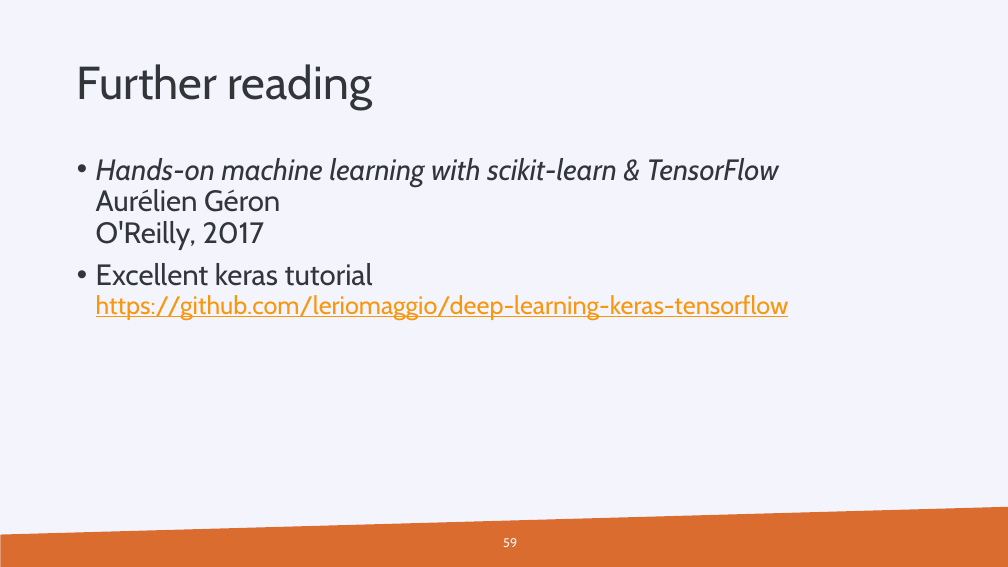
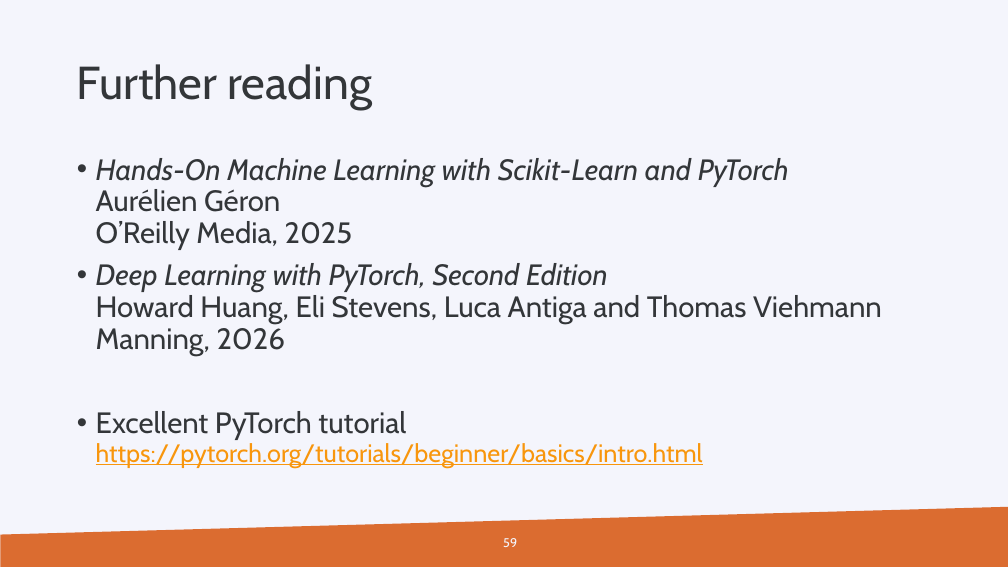
Before and after one commit to gjbex/Machine-learning-with-Python, a slide deck: slide 59 of machine_learning_with_python.pptx. Drawn at 1008x567 pixels with LibreOffice and Linux fonts; fonts in the diff are those of the drawing; background and template pictures are left out. Boxes give left, top, right and bottom in pixels: in the first picture for what was removed or moved away, otherwise in the second. Text is boxed around its words. In the diff, an @@ line names an element or a change of style, - is before the commit and + after.

```diff
--- a/machine_learning_with_python.pptx
+++ b/machine_learning_with_python.pptx
@@ text at (96, 158, 882, 468): text changed @@
-• Hands-on machine learning with scikit-learn & TensorFlow
-  Aurélien Géron
-  O'Reilly, 2017
-• Excellent keras tutorial
-  https://github.com/leriomaggio/deep-learning-keras-tensorflow
+• Hands-On Machine Learning with Scikit-Learn and PyTorch
+  Aurélien Géron
+  O’Reilly Media, 2025
+• Deep Learning with PyTorch, Second Edition
+  Howard Huang, Eli Stevens, Luca Antiga and Thomas Viehmann
+  Manning, 2026
+• Excellent PyTorch tutorial
+  https://pytorch.org/tutorials/beginner/basics/intro.html
```
Also in this commit, not shown: 3 other slides changed, 3 other files.
